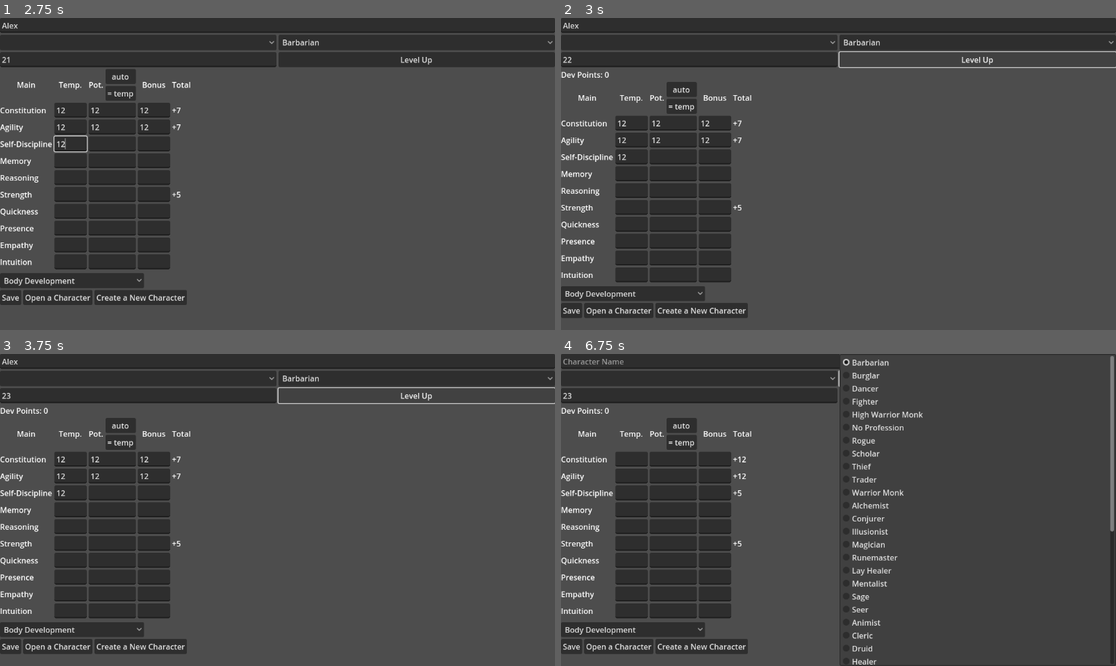
Above: before the commit, frames 1-4 (two rows, left to right).
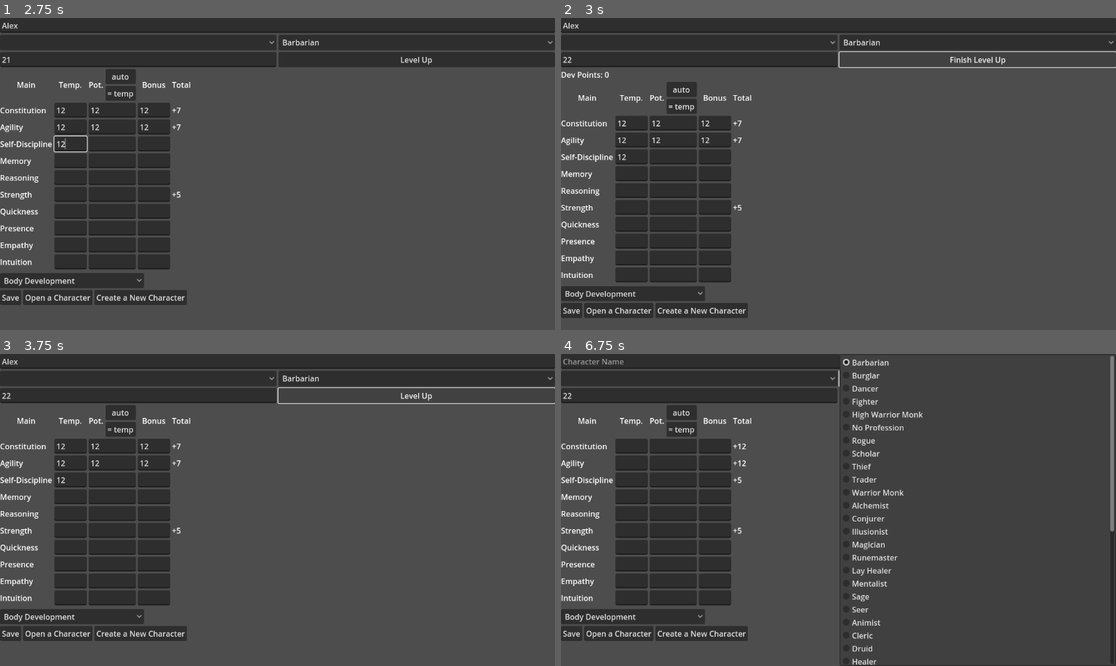
Above: after the commit, the same moments.

Repository: the-alex-g/RMCalculator
Game: Godot game, scene res://main/main.tscn
Same seed, same stepped clock (60 frames per second), same inputs: the game is played once before the commit and once after it.
Inputs (mouse positions are in pixels of both pictures, inside the frame that each line leads up to):
- Up to frame 1 (2.75 s): click (277, 24) at 0.52 s; type "Alex" at 0.6 s; click (138, 58) at 0.75 s; type "12" at 0.83 s; click (72, 111) at 0.98 s; type "12" at 1.07 s; click (111, 111) at 1.27 s; type "12" at 1.35 s; click (155, 111) at 1.5 s; type "12" at 1.58 s; click (72, 127) at 1.73 s; type "12" at 1.82 s; click (111, 127) at 2.02 s; type "12" at 2.1 s; click (155, 127) at 2.25 s; type "12" at 2.33 s; click (72, 142) at 2.48 s; type "12" at 2.57 s
- Up to frame 2 (3 s): click "Level Up" at 2.75 s
- Up to frame 3 (3.75 s): click "Level Up" (after the commit: "Finish Level Up") at 3.5 s
- Up to frame 4 (6.75 s): click "Create a New Character" at 4.25 s; click "Create a New Character" at 5 s; click (699, 378) at 5.75 s; click "Barbarian" at 6.5 s

Frame 1 is identical in both runs. In frame 2, 0.1% of the frame differs, in the area x 70-81%, y 12-15%; in frame 3, 7.9%, in the area x 0-35%, y 12-96%; in frame 4, 7.8%.
Error in both runs: Invalid access to property or key 'Self-Discipline' on a base object of type 'Dictionary'. (res://stat_field/stat_field.gd:314)

Commit message:
Add freezing dots on level up finished

Diff:
--- a/project/main/main.gd
+++ b/project/main/main.gd
@@ -3,12 +3,14 @@
 signal race_changed(new_race: String)
 signal class_changed(new_class: String)
 signal level_changed(new_level: int)
+signal level_up_finished
 
 var level := 1 :
 	set(value):
 		level = maxi(1, value)
 		level_changed.emit(level)
 		$VBoxContainer/HBoxContainer2/Level.text = str(level)
+var _leveling_up := false
 
 @onready var _stat_field : StatField = $VBoxContainer/StatField
 @onready var _name_field : LineEdit = $VBoxContainer/NameField
@@ -125,12 +127,28 @@
 
 
 func _on_level_up_button_pressed() -> void:
+	if _leveling_up:
+		_finish_level()
+	else:
+		_level_up()
+
+
+func _finish_level() -> void:
+	_leveling_up = false
+	_dev_point_label.hide()
+	level_up_finished.emit()
+	$VBoxContainer/HBoxContainer2/LevelUpButton.text = "Level Up"
+
+
+func _level_up() -> void:
 	level += 1
 	_stat_field.level_up()
 	var dev_points := _stat_field.get_dev_points()
 	_dev_point_label.text = "Dev Points: %d" % [dev_points]
 	_dev_point_label.show()
 	_skill_container.level_up(dev_points)
+	_leveling_up = true
+	$VBoxContainer/HBoxContainer2/LevelUpButton.text = "Finish Level Up"
 
 
 func _on_skill_container_dev_points_updated(new_dev_points: int) -> void:
--- a/project/main/main.tscn
+++ b/project/main/main.tscn
@@ -47,6 +47,10 @@
 visible = false
 layout_mode = 2
 
+[node name="LogLabel" type="Label" parent="VBoxContainer/HBoxContainer2"]
+visible = false
+layout_mode = 2
+
 [node name="StatField" parent="VBoxContainer" instance=ExtResource("1_nyn8g")]
 layout_mode = 2
 
@@ -70,6 +74,7 @@
 
 [connection signal="class_changed" from="." to="VBoxContainer/SkillContainer" method="_on_main_class_changed"]
 [connection signal="level_changed" from="." to="VBoxContainer/SkillContainer" method="_on_main_level_changed"]
+[connection signal="level_up_finished" from="." to="VBoxContainer/SkillContainer" method="_on_main_level_up_finished"]
 [connection signal="race_changed" from="." to="VBoxContainer/StatField" method="_on_main_race_changed"]
 [connection signal="item_selected" from="VBoxContainer/HBoxContainer2/RaceList" to="." method="_on_race_list_item_selected"]
 [connection signal="item_selected" from="VBoxContainer/HBoxContainer2/ClassList" to="." method="_on_class_list_item_selected"]
--- a/project/skills/skill_container.gd
+++ b/project/skills/skill_container.gd
@@ -3,6 +3,7 @@
 
 signal dev_points_updated(new_dev_points: int)
 signal new_level_started
+signal level_finished
 
 enum {CO, AG, PR, EM, RE, IN, QU, ST, SD, ME}
 
@@ -627,8 +628,11 @@
 
 	var skill_field := preload("res://skills/skill_entry.tscn").instantiate()
 	skill_field.skill = skill
+
 	dev_points_updated.connect(skill_field.on_dev_points_changed)
 	new_level_started.connect(skill_field.on_new_level_started)
+	level_finished.connect(skill_field.on_level_finished)
+
 	skill_field.rank_changed.connect(_on_skill_field_rank_changed.bind(skill_field))
 	_skill_container.add_child(skill_field)
 
@@ -689,3 +693,8 @@
 func level_up(dev_points: int) -> void:
 	_dev_points = dev_points
 	new_level_started.emit()
+
+
+func _on_main_level_up_finished() -> void:
+	level_finished.emit()
+	_dev_points = 0
--- a/project/skills/skill_entry.gd
+++ b/project/skills/skill_entry.gd
@@ -24,6 +24,7 @@
 		_add_tick_button.disabled = not (cost <= _dev_points and cost > 0)
 var _upgrades_this_level := 0 :
 	set(value):
+		print(value)
 		_upgrades_this_level = value
 		_subtract_tick_button.disabled = _upgrades_this_level == 0
 
@@ -130,6 +131,20 @@
 	_upgrades_this_level = 0
 
 
+func on_level_finished() -> void:
+	var rank := get_rank()
+	for child in _tick_container.get_children():
+		child.queue_free()
+
+	await get_tree().process_frame
+
+	for x in rank:
+		_add_tick_box(Color.BLACK)
+
+	_add_tick_button.disabled = true
+	_subtract_tick_button.disabled = true
+
+
 func on_dev_points_changed(dev_points: int) -> void:
 	_dev_points = dev_points
 
